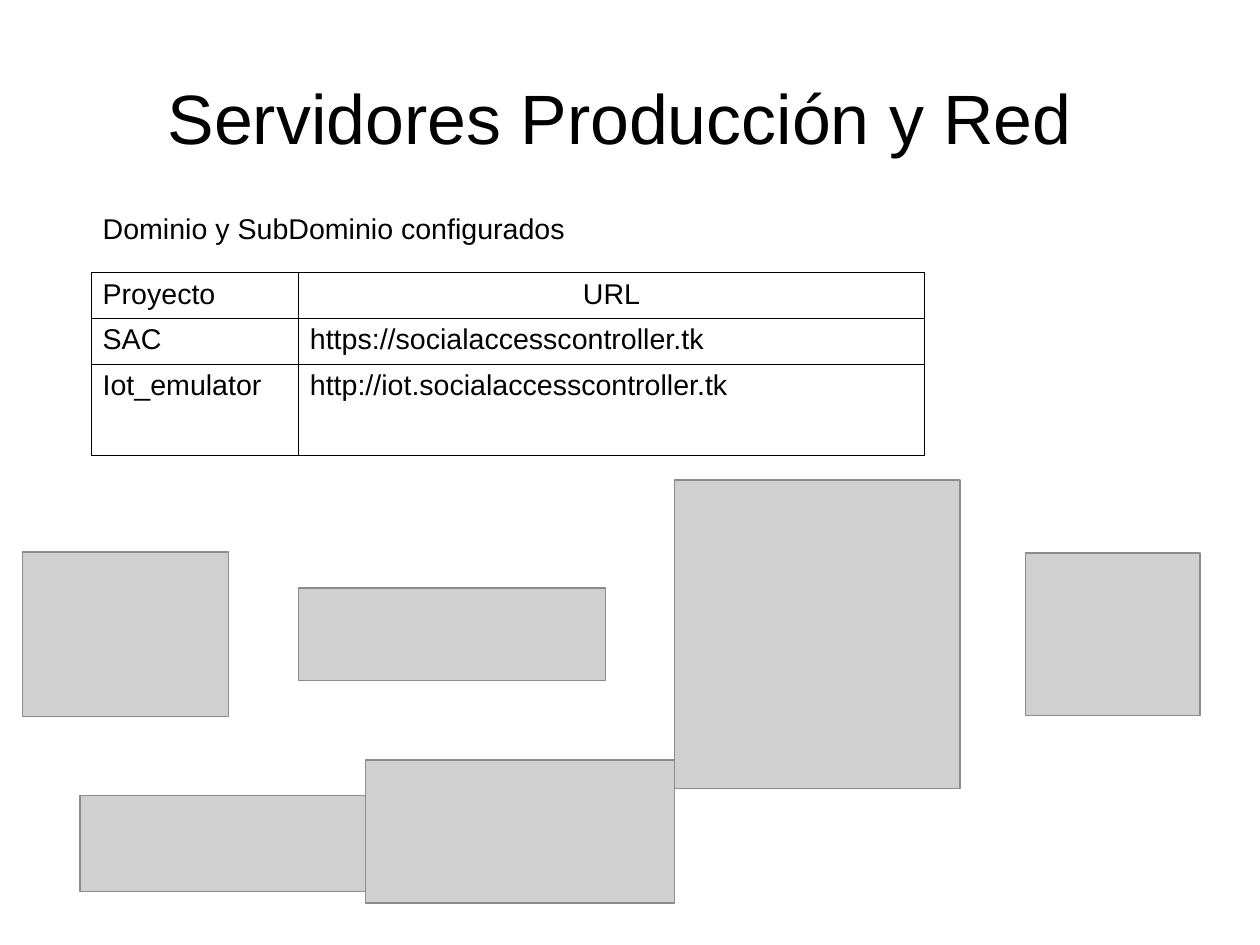
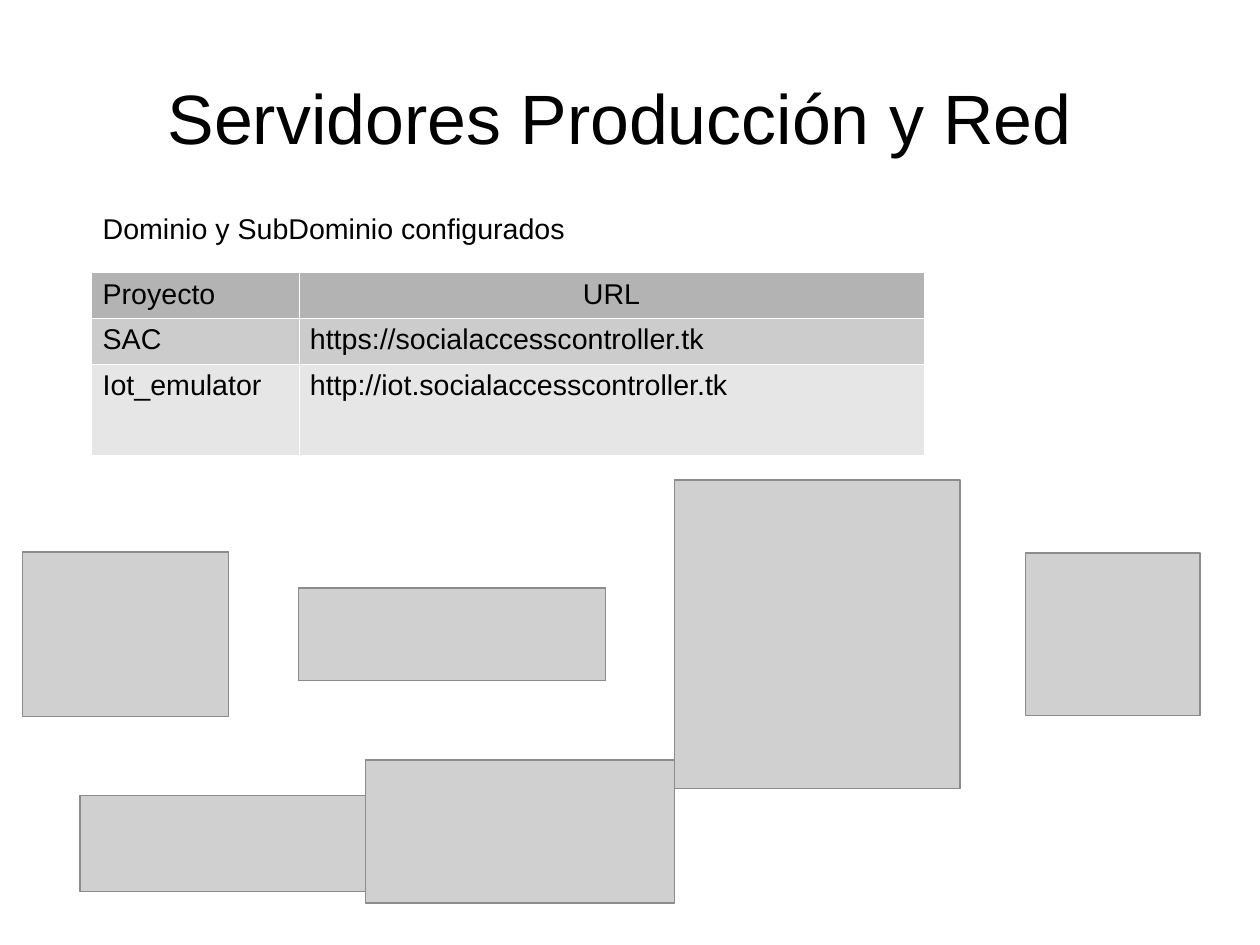
Before and after one commit to danielsalgadop/sac, a slide deck: slide 15 of docs/presentation/social_access_controller.odp (slide 14 before the commit). Drawn at 1260x945 pixels with LibreOffice and Linux fonts; fonts in the diff are those of the drawing; grey boxes stand for pictures. Boxes give left, top, right and bottom in pixels: in the first picture for what was removed or moved away, otherwise in the second. Text is boxed around its words. In the diff, an @@ line names an element or a change of style, - is before the commit and + after.

```diff
--- a/docs/presentation/social_access_controller.odp
+++ b/docs/presentation/social_access_controller.odp
@@ table at bbox=[91, 272, 924, 452] @@
@@ fill none to #B3B3B3 in row 1 @@
@@ fill none to #CCCCCC in row 2 @@
@@ fill none to #E6E6E6 in row 3 @@
@@ borders changed @@
```
Also in this commit, not shown: 1 other slide changed, 1 slide added, 4 other files.
